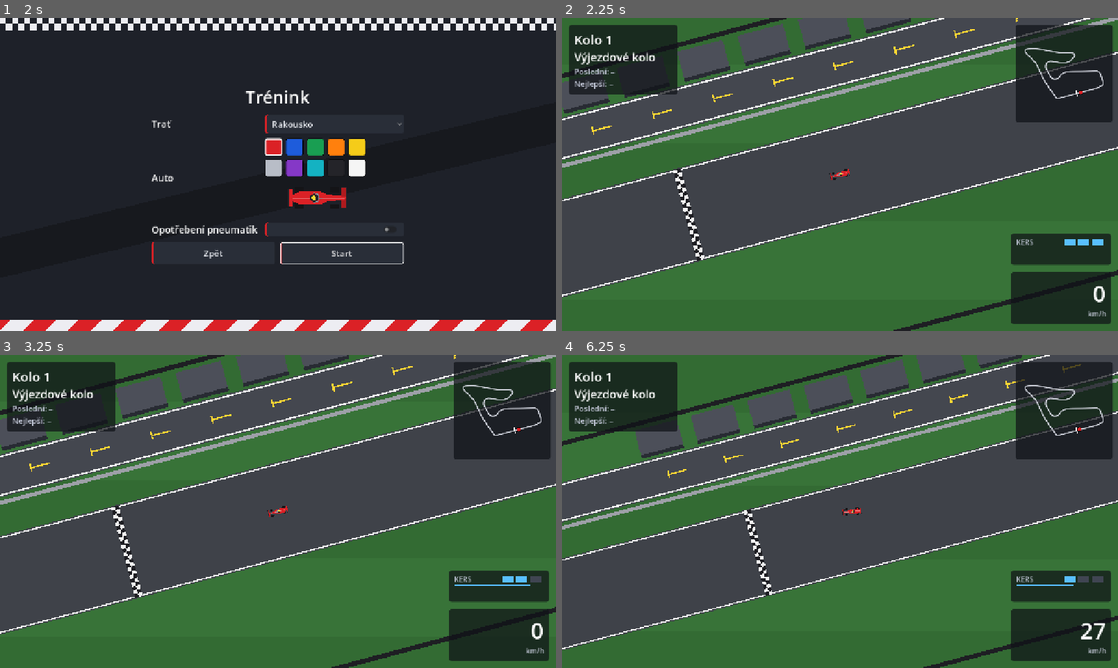
Above: before the commit, frames 1-4 (two rows, left to right).
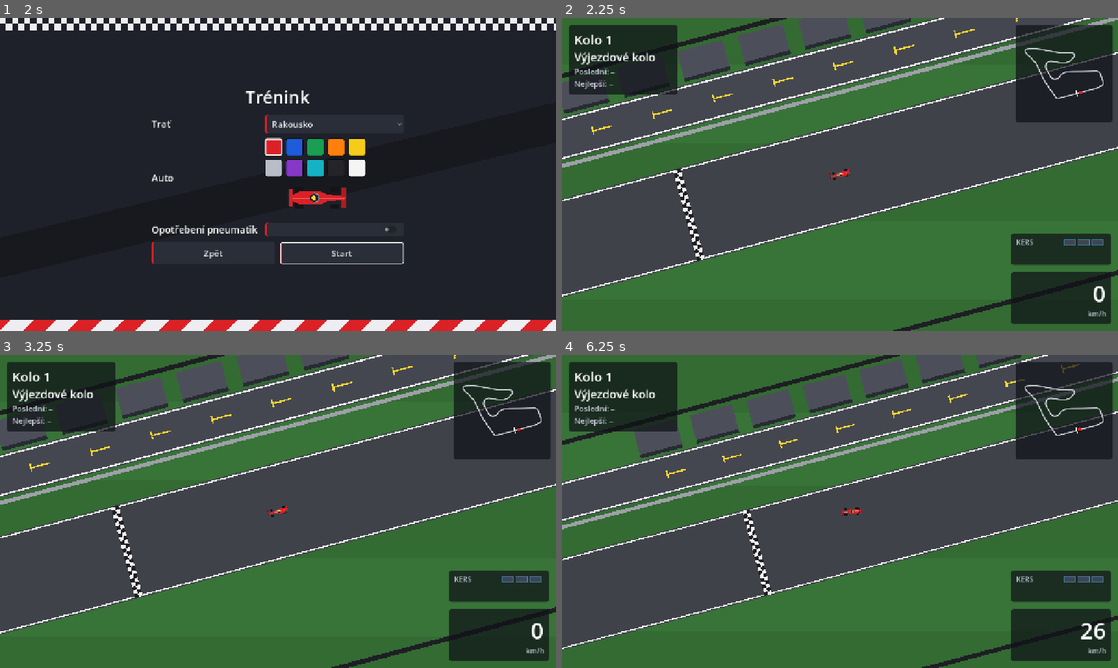
Above: after the commit, the same moments.

Repository: nejhorsiprogramatorsveta/overtake
Game: Godot game, scene res://src/ui/main_menu.tscn
The game is run twice, just before and just after one commit, with the same random seed, the same clock (stepped at 60 frames per second) and the same inputs.
Inputs (mouse positions are in pixels of both pictures, inside the frame that each line leads up to):
- Up to frame 1 (2 s): click (278, 168) at 0.52 s; type "Alex" at 0.6 s; click "Trénink" at 1.25 s
- Up to frame 2 (2.25 s): click "Start" at 2 s
- Up to frame 3 (3.25 s): tap Enter at 2.75 s; move the mouse to (400, 495) at 2.77 s; hold D (steer_right) from 2.78 s (still down); hold Space (clutch) from 2.78 s (still down); click (400, 495) at 2.92 s; tap K (kers) at 3.05 s
- Up to frame 4 (6.25 s): release D (steer_right) at 3.5 s; release Space (clutch) at 3.5 s; drag from (728, 527) to (812, 574) at 3.52 s; tap Enter at 4.25 s; move the mouse to (895, 442) at 4.27 s; hold D (steer_right) 4.28-5 s; hold W (throttle) 4.28-5 s; tap Space (clutch) at 4.55 s; drag from (812, 574) to (673, 464) at 5.02 s; move the mouse to (1006, 558) at 5.77 s; hold A (steer_left) from 5.78 s (still down); hold K (kers) from 5.78 s (still down); tap W (throttle) at 6.05 s

Frame 1 is identical in both runs. In frame 2, 0.1% of the frame differs, in the area x 90-98%, y 70-73%; in frame 3, 0.2%; in frame 4, 3.1%, in the area x 0-100%, y 0-100%.

Commit message:
feat: lock KERS until every car has crossed the line after the start
Co-Authored-By: Claude Opus 5.5 <noreply@anthropic.com>

Diff:
--- a/localization/translations.csv
+++ b/localization/translations.csv
@@ -40,6 +40,7 @@
 HUD_LAP_OF,Kolo {lap}/{total}
 HUD_ON_GRID,Na roštu
 HUD_KERS,KERS
+KERS_RELEASED,KERS uvolněn
 PIT_BOARD,PIT
 PIT_TITLE,PITSTOP
 PIT_HINT,"Zmáčkni {key}, až bude ukazatel v zelené!"
@@ -56,7 +57,7 @@
 LIMITS_PRACTICE,Mimo traťové limity ({count}×)
 LIMITS_SHORTCUT_PRACTICE,Zkrácení trati
 CHANGELOG_TRACK_LIMITS,"Traťové limity: celé auto za obrubníkem = varování, od 4. porušení +5 s; zkrácení trati +5 s ihned."
-CHANGELOG_KERS,"KERS na klávese K: 3× za kolo krátká dávka výkonu navíc, obnoví se při průjezdu cílem."
+CHANGELOG_KERS,"KERS na klávese K: 3× za kolo krátká dávka výkonu navíc, obnoví se při průjezdu cílem. Zapne se, až všechna auta po startu projedou cílovou čárou."
 CHANGELOG_SLIPSTREAM,"Slipstream: do 1,5 s za soupeřem máš o něco menší odpor vzduchu, po vyjetí z jeho stopy efekt pomalu odezní."
 START_HINT,Drž {throttle} + {clutch} (spojka) a po zhasnutí světel pusť {clutch}
 START_REACTION,Reakce {time} s
--- a/src/ai/bot_driver.gd
+++ b/src/ai/bot_driver.gd
@@ -100,7 +100,7 @@
 	input.throttle = not input.brake and forward < wanted - 0.2
 	# KERS out of slow corners when the road ahead is fast and straight.
 	var ahead: float = profile.speeds[(index + 12) % n] * minf(pace, 1.0)
-	var want_kers: bool = car.kers.uses_left > 0 and input.throttle and absf(input.steer) < 0.25 \
+	var want_kers: bool = car.kers.available() and input.throttle and absf(input.steer) < 0.25 \
 			and ahead > forward + 15.0 and not car.kers.is_active()
 	input.kers = want_kers and not _kers_held
 	_kers_held = input.kers
--- a/src/car/kers.gd
+++ b/src/car/kers.gd
@@ -3,11 +3,15 @@
 ## KERS (PLAN.md B): the K key gives a burst of extra drive, CarTuning.kers_uses times per
 ## lap, refilled every time the car crosses the line. One press = one use (holding the key
 ## does not chain uses); the boost only pushes while the throttle is pressed.
+## In a session KERS starts locked and is released for everyone once every car has crossed the
+## line after the start (user 2026-11-22; release_due).
 
 var tuning: CarTuning
 var uses_left := 0
 ## Seconds of the current burst left (0 = not active).
 var active_left := 0.0
+## Locked = presses are ignored (start of the session, until release_due).
+var locked := false
 var _was_pressed := false
 
 
@@ -20,6 +24,23 @@
 	return active_left > 0.0
 
 
+## A use can be started now (not locked, charges left, no burst running).
+func available() -> bool:
+	return not locked and uses_left > 0 and not is_active()
+
+
+## KERS is released when every car has crossed the line since the start, or at the latest when
+## the first car completes a lap (a car left standing on the grid must not block the others).
+static func release_due(trackers: Array[LapTracker]) -> bool:
+	for tracker in trackers:
+		if tracker.laps >= 1:
+			return true
+	for tracker in trackers:
+		if tracker.crossings < 1:
+			return false
+	return not trackers.is_empty()
+
+
 ## A new lap: all uses back (a running burst continues).
 func refill() -> void:
 	uses_left = tuning.kers_uses
@@ -27,7 +48,7 @@
 
 ## Call every tick with the KERS key; sets the car's boost for this tick.
 func update(state: CarState, pressed: bool, throttle: bool, dt: float) -> void:
-	if pressed and not _was_pressed and uses_left > 0 and not is_active():
+	if pressed and not _was_pressed and available():
 		uses_left -= 1
 		active_left = tuning.kers_duration
 	_was_pressed = pressed
--- a/src/race/lap_tracker.gd
+++ b/src/race/lap_tracker.gd
@@ -20,6 +20,8 @@
 var best_lap := -1.0
 ## Time of the last valid line crossing (the finish time after the last lap).
 var last_crossing := -1.0
+## Forward crossings of the line so far (also the grid and out-lap crossings).
+var crossings := 0
 var _last_distance := -1.0
 ## Standing start: the car crosses the line just after leaving the grid; that crossing
 ## must not restart lap 1, which is timed from the lights going out.
@@ -73,6 +75,7 @@
 
 
 func _cross_line(cross_time: float) -> void:
+	crossings += 1
 	line_crossed.emit()
 	if _skip_grid_crossing:
 		_skip_grid_crossing = false
--- a/src/race/race_controller.gd
+++ b/src/race/race_controller.gd
@@ -3,7 +3,8 @@
 ## Offline session on the chosen track: PRACTICE = rolling start and endless timed laps;
 ## RACE = grid, start lights with the clutch, the chosen number of laps, results. Every driver is a
 ## Racer; in a race the chosen number of bots (BotDriver) start with the player. BP boards, KERS, slipstream, track limits, tyre wear
-## and the pit lane (autopilot + Space minigame) as in PLAN.md B.
+## and the pit lane (autopilot + Space minigame) as in PLAN.md B. KERS unlocks once every car
+## has crossed the line after the start.
 ## Physics runs at 60 Hz in _physics_process; drawing is smoothed by physics interpolation.
 
 enum Mode { PRACTICE, RACE }
@@ -46,6 +47,8 @@
 var leader_finished := false
 ## Laps of this race (chosen in the session settings).
 var total_laps := 5
+## KERS is locked for everyone until all cars have crossed the line after the start.
+var kers_released := false
 
 
 func _ready() -> void:
@@ -113,6 +116,7 @@
 	racer.limits = TrackLimits.new(rules)
 	racer.pit_stop = PitStop.new(pit_lane, rules, racers.size())
 	racer.laps.line_crossed.connect(racer.car.kers.refill)
+	racer.car.kers.locked = true
 	racer.laps.lap_completed.connect(_on_lap_completed.bind(racer))
 	if mode == Mode.RACE:
 		var side := -1.0 if slot % 2 == 0 else 1.0
@@ -143,6 +147,21 @@
 		_tick(racer, input, delta)
 	_resolve_contacts()
 	judge.update(race_time)
+	_update_kers_release()
+
+
+func _update_kers_release() -> void:
+	if kers_released:
+		return
+	var trackers: Array[LapTracker] = []
+	for racer in racers:
+		trackers.append(racer.laps)
+	if not Kers.release_due(trackers):
+		return
+	kers_released = true
+	for racer in racers:
+		racer.car.kers.locked = false
+	hud.show_message(tr("KERS_RELEASED"), Color(0.35, 0.75, 1.0))
 
 
 func _tick(racer: Racer, input: CarInput, delta: float) -> void:
@@ -237,7 +256,7 @@
 func _process(delta: float) -> void:
 	var laps := me.laps
 	hud.show_speed(player.speed_kmh())
-	hud.kers_gauge.show_state(player.kers.uses_left, tuning.kers_uses, player.kers.active_left / tuning.kers_duration)
+	hud.kers_gauge.show_state(player.kers.uses_left, tuning.kers_uses, player.kers.active_left / tuning.kers_duration, player.kers.locked)
 	var total := total_laps if mode == Mode.RACE else 0
 	var status := ""
 	if start and not start.lights_out():
--- a/src/ui/kers_gauge.gd
+++ b/src/ui/kers_gauge.gd
@@ -1,6 +1,7 @@
 class_name KersGauge
 extends Control
-## HUD gauge above the speed: three KERS charges (lit = available, blue bar = burst running)
+## HUD gauge above the speed: three KERS charges (lit = available, blue bar = burst running,
+## outlined only = locked until every car has crossed the line after the start)
 ## and, with tyre wear on, the tyre condition in % (green -> yellow -> red). (The slipstream is
 ## not shown - user 2026-11-22.)
 
@@ -11,6 +12,7 @@
 var _uses := 0
 var _max_uses := 3
 var _active := 0.0
+var _locked := false
 var _tyres := -1.0
 var _kers_text := ""
 var _tyre_text := ""
@@ -22,9 +24,10 @@
 	_tyre_text = tr("HUD_TYRES")
 
 
-func show_state(uses_left: int, max_uses: int, active_fraction: float) -> void:
-	if uses_left == _uses and max_uses == _max_uses and is_equal_approx(active_fraction, _active):
+func show_state(uses_left: int, max_uses: int, active_fraction: float, locked: bool = false) -> void:
+	if uses_left == _uses and max_uses == _max_uses and is_equal_approx(active_fraction, _active) and locked == _locked:
 		return
+	_locked = locked
 	_uses = uses_left
 	_max_uses = max_uses
 	_active = active_fraction
@@ -49,7 +52,11 @@
 	var box := Vector2(26, 14)
 	for i in _max_uses:
 		var x := size.x - 12 - (_max_uses - i) * (box.x + 6)
-		draw_rect(Rect2(x, 13, box.x, box.y), CHARGE if i < _uses else EMPTY)
+		if _locked:
+			draw_rect(Rect2(x, 13, box.x, box.y), EMPTY)
+			draw_rect(Rect2(x, 13, box.x, box.y), CHARGE.darkened(0.35), false, 2.0)
+		else:
+			draw_rect(Rect2(x, 13, box.x, box.y), CHARGE if i < _uses else EMPTY)
 	if _active > 0.0:
 		draw_rect(Rect2(12, 32, (size.x - 24) * _active, 4), CHARGE)
 	if _tyres >= 0.0:
--- a/tests/test_kers_slipstream.gd
+++ b/tests/test_kers_slipstream.gd
@@ -32,6 +32,40 @@
 	check_eq(kers.uses_left, 0, "all uses spent")
 	kers.refill()
 	check_eq(kers.uses_left, tuning.kers_uses, "new lap: uses back")
+
+
+func test_locked_kers_ignores_presses() -> void:
+	var kers := Kers.new(tuning)
+	var state := CarState.new()
+	kers.locked = true
+	kers.update(state, true, true, DT)
+	check(not kers.is_active() and kers.uses_left == tuning.kers_uses, "locked: no burst, no use spent")
+	check(not kers.available(), "locked is not available")
+	kers.update(state, false, true, DT)
+	kers.locked = false
+	kers.update(state, true, true, DT)
+	check(kers.is_active(), "released: the press works")
+
+
+func test_release_after_every_car_crossed_the_line() -> void:
+	var track := TrackCatalog.get_track("austria")
+	var a := LapTracker.new(track)
+	var b := LapTracker.new(track)
+	var trackers: Array[LapTracker] = [a, b]
+	for tracker in trackers:
+		tracker.start_from_grid(0.0)
+		tracker.update(track.length - 20.0, 0.0, DT)
+	check(not Kers.release_due(trackers), "on the grid: locked")
+	a.update(5.0, 1.0, DT)
+	check_eq(a.crossings, 1, "front car crossed")
+	check(not Kers.release_due(trackers), "one car still behind the line: locked")
+	b.update(3.0, 1.5, DT)
+	check(Kers.release_due(trackers), "all crossed: released")
+	var stuck := LapTracker.new(track)
+	var c := LapTracker.new(track)
+	c.laps = 1
+	var with_stuck: Array[LapTracker] = [stuck, c]
+	check(Kers.release_due(with_stuck), "a car left on the grid does not block it after the first lap")
 
 
 func test_boost_only_with_throttle_and_raises_top_speed() -> void:
Not shown, changed: docs/ARCHITECTURE.md
Not shown, changed: docs/PLAN.md
Not shown, changed: docs/PROGRESS.md
